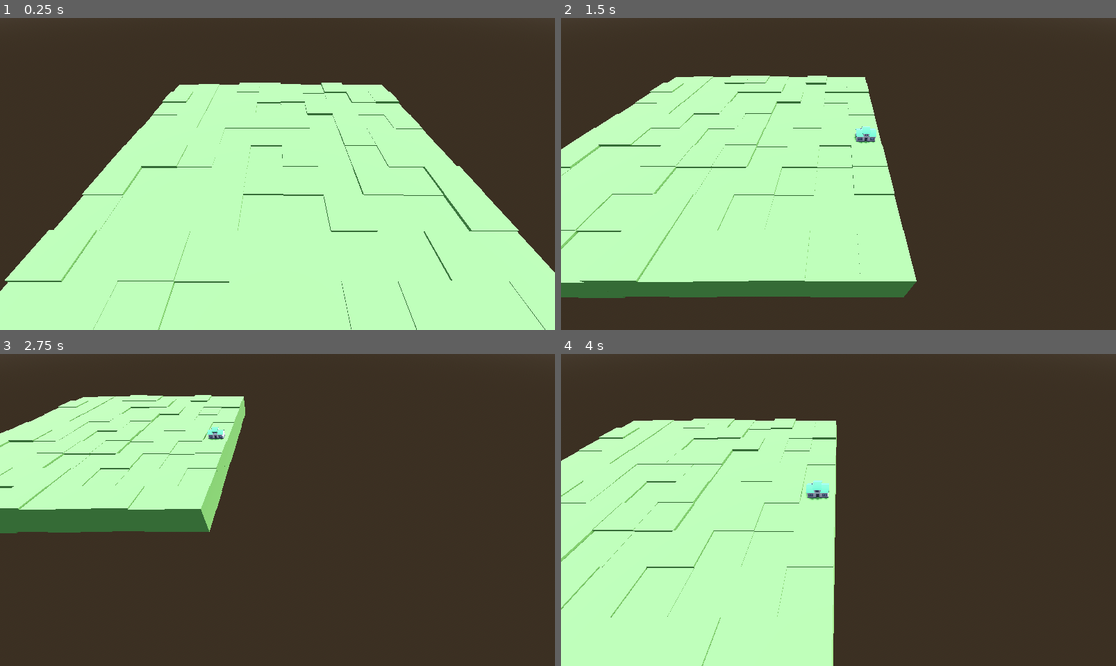
Above: before the commit, frames 1-4 (two rows, left to right).
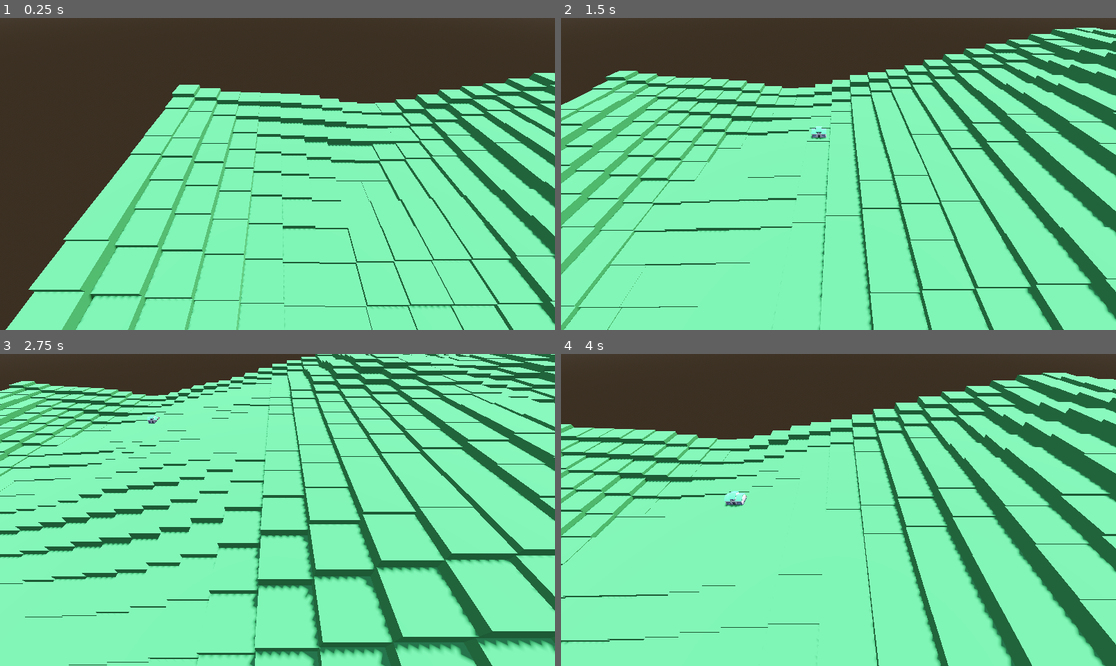
Above: after the commit, the same moments.

Repository: SnappyTheKing/Science-City-builder
Game: Godot game, scene res://Scenes/Game.tscn
Same seed, same stepped clock (60 frames per second), same inputs: the game is played once before the commit and once after it.
Inputs (mouse positions are in pixels of both pictures, inside the frame that each line leads up to):
- Up to frame 1 (0.25 s): no input
- Up to frame 2 (1.5 s): tap Enter at 0.5 s; move the mouse to (960, 158) at 0.52 s; hold D (right) 0.53-1.28 s; click (960, 158) at 0.67 s; move the mouse to (727, 189) at 1.27 s; hold S (backwards) from 1.28 s (still down)
- Up to frame 3 (2.75 s): move the mouse to (333, 441) at 2.02 s; release S (backwards) at 2.03 s; hold D (right) from 2.03 s (still down)
- Up to frame 4 (4 s): move the mouse to (810, 572) at 2.77 s; release D (right) at 2.78 s; hold W (forwards) 2.78-3.53 s; click (810, 572) at 2.92 s; move the mouse to (1005, 556) at 3.52 s; hold A (left) from 3.53 s (still down)

The runs differ from the first frame. In frame 1, 68% of the frame differs, in the area x 0-100%, y 17-100%; in frame 2, 85%; in frame 3, 94%, in the area x 0-100%, y 0-100%; in frame 4, 83%.

Commit message:
Random buffonery

Diff:
--- a/science-game/Scenes/Game.tscn
+++ b/science-game/Scenes/Game.tscn
@@ -29,3 +29,5 @@
 [node name="Camera3D" type="Camera3D" parent="."]
 transform = Transform3D(1, 0, 0, 0, 0.889998, 0.4559644, 0, -0.4559644, 0.88999796, 4.3543544, 3.9881, 9.71183)
 script = ExtResource("2_gl6un")
+move_speed = 10.0
+height_speed = 3.0
--- a/science-game/Scenes/Tile.tscn
+++ b/science-game/Scenes/Tile.tscn
@@ -2,10 +2,11 @@
 
 [ext_resource type="Script" uid="uid://cqcnaoyiiub4c" path="res://Scenes/tile.gd" id="1_t0yj4"]
 
+[sub_resource type="StandardMaterial3D" id="StandardMaterial3D_t0yj4"]
+albedo_color = Color(0.25318366, 0.59128684, 0.3376795, 1)
+
 [sub_resource type="BoxMesh" id="BoxMesh_r4md0"]
-
-[sub_resource type="StandardMaterial3D" id="StandardMaterial3D_t0yj4"]
-albedo_color = Color(0.4106439, 0.69197, 0.34874558, 1)
+material = SubResource("StandardMaterial3D_t0yj4")
 
 [sub_resource type="BoxShape3D" id="BoxShape3D_t0yj4"]
 
@@ -21,7 +22,6 @@
 [node name="MeshInstance3D" type="MeshInstance3D" parent="Ground"]
 mesh = SubResource("BoxMesh_r4md0")
 skeleton = NodePath("../..")
-surface_material_override/0 = SubResource("StandardMaterial3D_t0yj4")
 
 [node name="CollisionShape3D" type="CollisionShape3D" parent="Ground"]
 shape = SubResource("BoxShape3D_t0yj4")
--- a/science-game/Scenes/game.gd
+++ b/science-game/Scenes/game.gd
@@ -1,12 +1,16 @@
 extends Node3D
 
 var tile = preload("res://Scenes/Tile.tscn")
+var noise = FastNoiseLite.new()
 
 func _ready() -> void:
 	print("AYO")
+	noise.noise_type = FastNoiseLite.TYPE_PERLIN
+	noise.seed = randi()
+	noise.frequency = 0.015
 
-	for x in 10:
-		for y in 10:
+	for x in 100:
+		for y in 100:
 			var t = tile.instantiate()
-			t.position = Vector3(x,randf()/10,y)
+			t.position = Vector3(x,noise.get_noise_2d(x, y)*10 ,y)
 			add_child(t)
--- a/science-game/Scenes/tile.gd
+++ b/science-game/Scenes/tile.gd
@@ -3,7 +3,8 @@
 var house = preload("res://house.tscn")
 
 func _ready() -> void:
-	print("AYO")
+	print(global_position)
+
 
 func _on_ground_input_event(_camera: Node, event: InputEvent, _event_position: Vector3, _normal: Vector3, _shape_idx: int) -> void:
 	if event is InputEventMouseButton:
